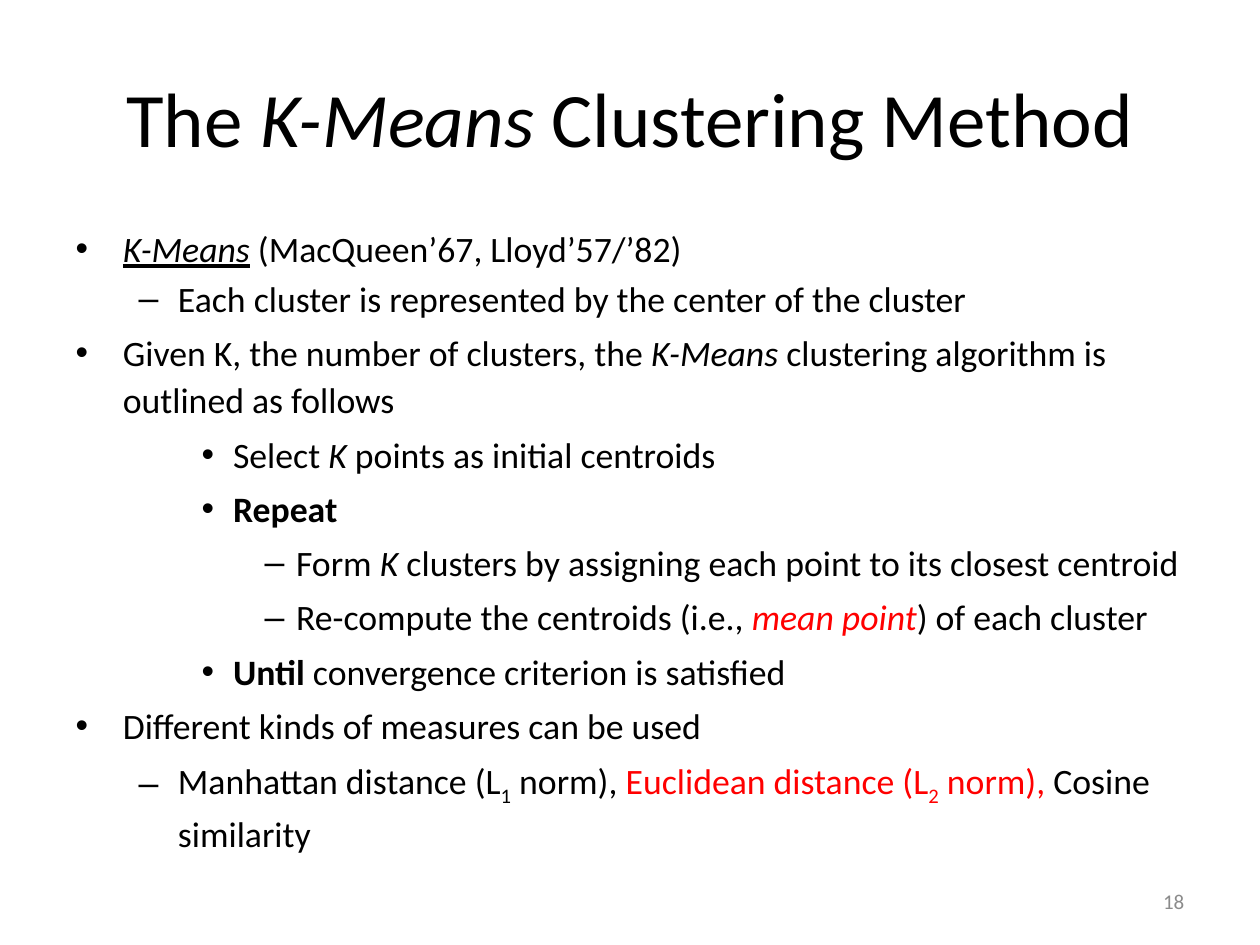
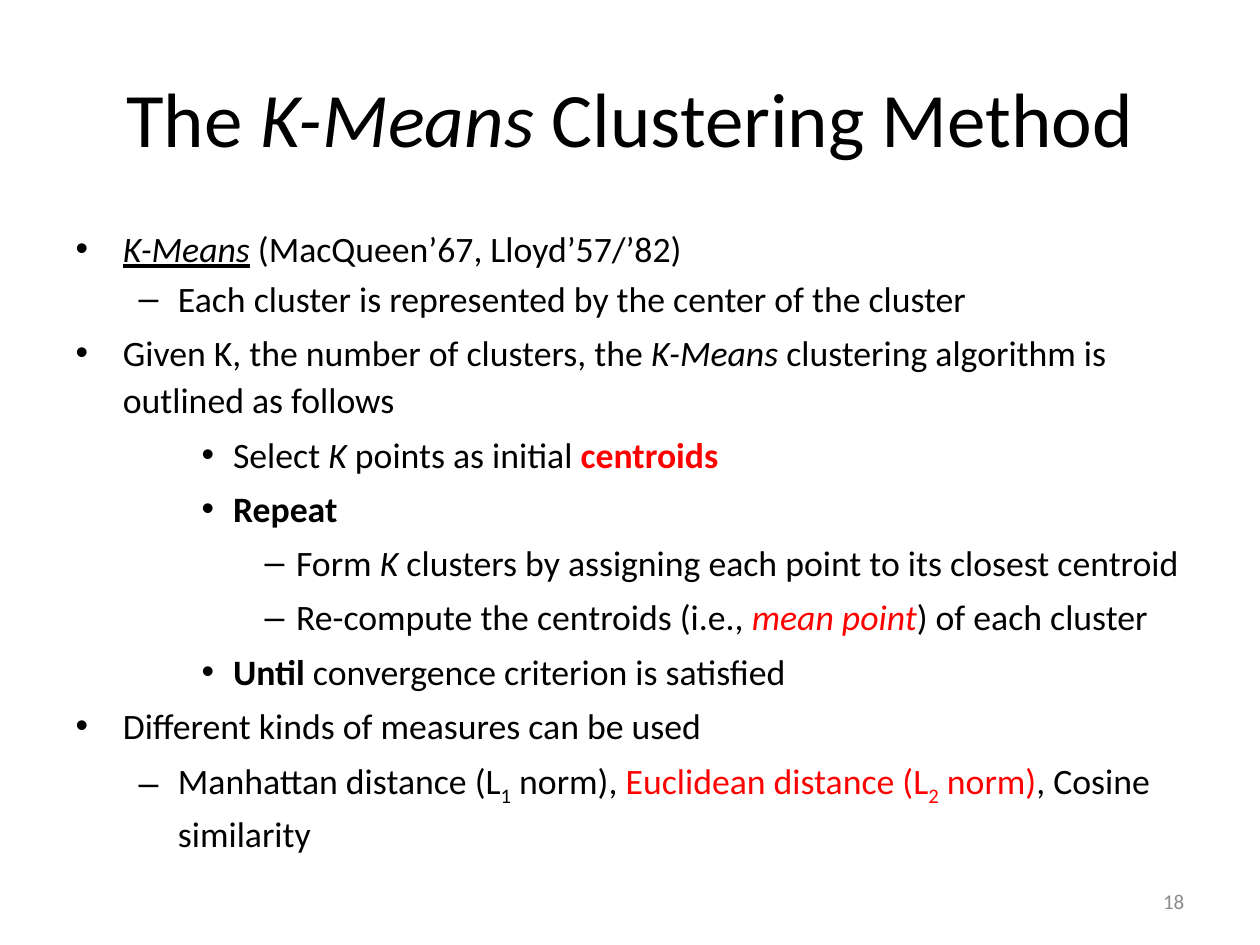
Before and after one commit to mjiang89/mjiang89.github.io, a slide deck: slide 18 of teaching/CS412Summer17-Chapter10.pptx. Drawn at 1260x945 pixels with LibreOffice and Linux fonts; fonts in the diff are those of the drawing. Boxes give left, top, right and bottom in pixels: in the first picture for what was removed or moved away, otherwise in the second. Text is boxed around its words. In the diff, an @@ line names an element or a change of style, - is before the commit and + after.

```diff
--- a/teaching/CS412Summer17-Chapter10.pptx
+++ b/teaching/CS412Summer17-Chapter10.pptx
@@ text at <box>178,443,1149,853</box>: text colour #000000 to #FF0000, bold on in "centroids"; text colour #FF0000 to #000000 in "norm)," @@
```
Also in this commit, not shown: 40 other slides changed, 4 other files.
